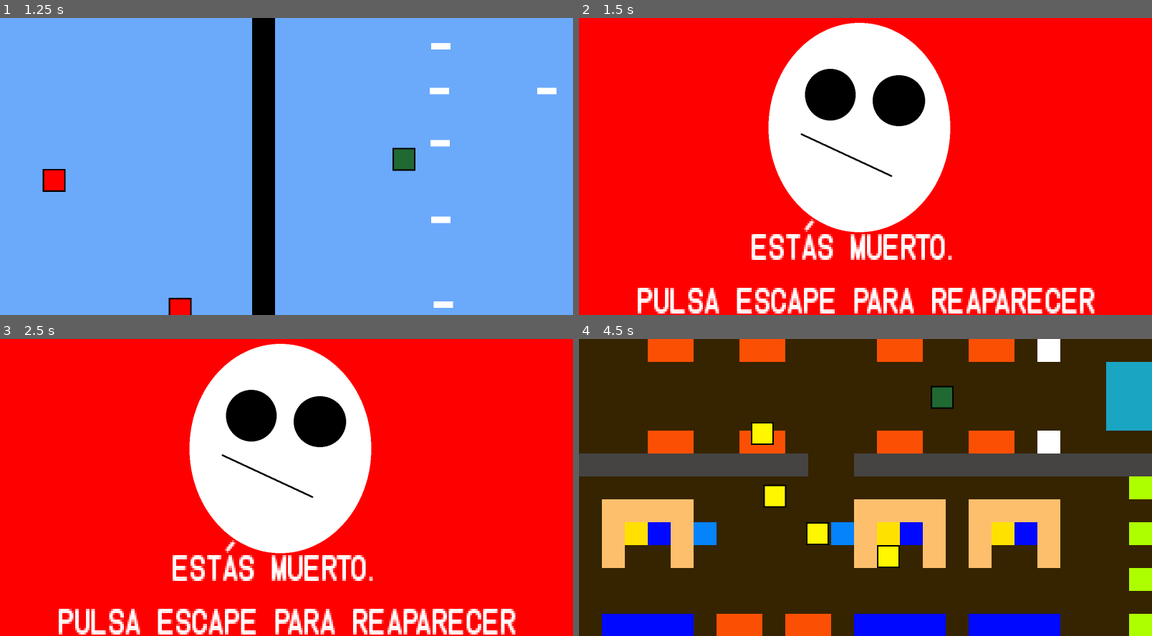
Above: before the commit, frames 1-4 (two rows, left to right).
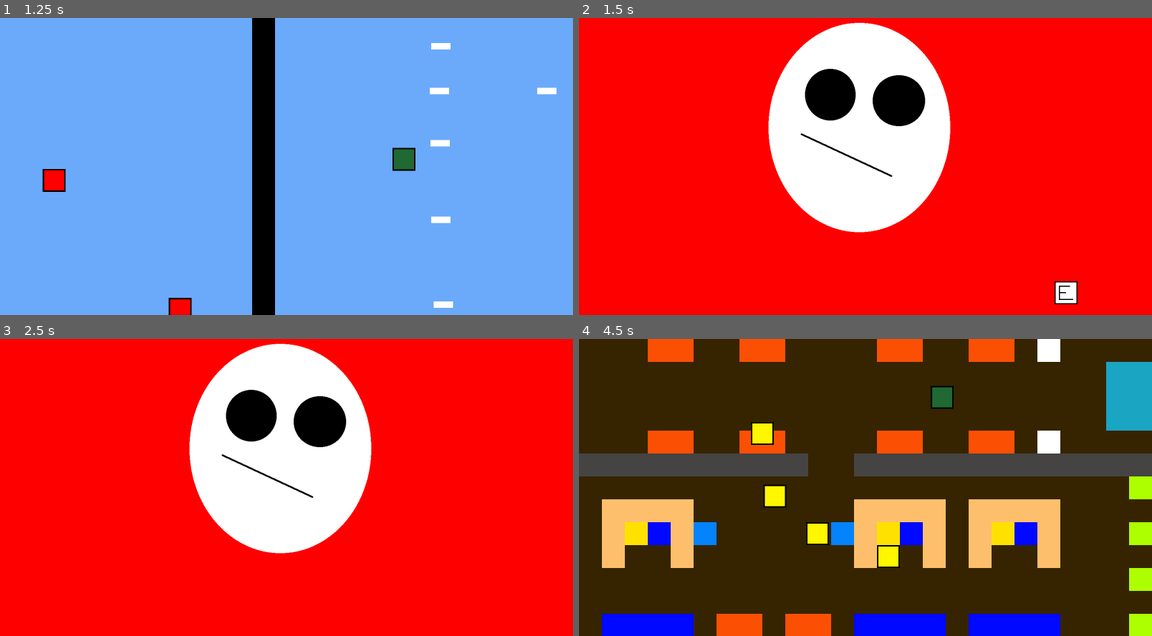
Above: after the commit, the same moments.

Repository: Gonfer73/Proyectx1
Game: Godot game, scene res://SCENES/guns.tscn
Same seed, same stepped clock (60 frames per second), same inputs: the game is played once before the commit and once after it. This scene is started directly instead of the project's main scene.
Inputs:
- Up to frame 1 (1.25 s): tap Enter (ui_accept) at 0.5, 0.77 s; hold Right (right_move) from 0.53 s (still down); hold Shift (acelareta) from 0.53 s (still down)
- Up to frame 2 (1.5 s): release Right (right_move) at 1.28 s; release Shift (acelareta) at 1.28 s; hold Down (down_move) from 1.28 s (still down); tap E (action) at 1.35 s
- Up to frame 3 (2.5 s): tap Enter (ui_accept) at 1.52, 2 s; release Down (down_move) at 2.03 s; hold Right (right_move) from 2.03 s (still down); hold 2 (object_2) from 2.03 s (still down)
- Up to frame 4 (4.5 s): tap Enter (ui_accept) at 2.75, 3.02, 3.77, 4.25 s; release Right (right_move) at 2.78 s; release 2 (object_2) at 2.78 s; hold Up (up_move) 2.78-3.53 s; tap D (rotate_key) at 2.85 s; hold Shift (acelareta) 3.53-4.28 s; hold Left (left_move) from 3.53 s (still down); tap E (action) at 4.35 s

Frame 1 is identical in both runs. In frame 2, 5.3% of the frame differs, in the area x 10-90%, y 67-100%; in frame 3, 5.2%; in frame 4, nothing differs.

Commit message:
Updated files

Diff:
--- a/SCENES/bullet.tscn
+++ b/SCENES/bullet.tscn
@@ -4,13 +4,13 @@
 [ext_resource path="res://SPRITES/back_computer-1.png" type="Texture" id=2]
 
 [sub_resource type="RectangleShape2D" id=1]
-extents = Vector2( 0.0226135, 8.27817 )
+extents = Vector2( 0.11441, 8.27817 )
 
 [node name="bullet" type="KinematicBody2D"]
 position = Vector2( 466.046, 399.056 )
 rotation = -1.57443
-collision_layer = 2
-collision_mask = 2
+collision_layer = 1024
+collision_mask = 1024
 script = ExtResource( 1 )
 
 [node name="sprite_bullet" type="Sprite" parent="."]
@@ -19,5 +19,5 @@
 texture = ExtResource( 2 )
 
 [node name="collision_bullet" type="CollisionShape2D" parent="."]
-position = Vector2( 18.8989, -1.30993 )
+position = Vector2( 19.0438, -4.75268 )
 shape = SubResource( 1 )
--- a/SCENES/dead.tscn
+++ b/SCENES/dead.tscn
@@ -1,12 +1,18 @@
-[gd_scene load_steps=6 format=2]
+[gd_scene load_steps=7 format=2]
 
 [ext_resource path="res://SCRIPTS/dead.gd" type="Script" id=1]
 [ext_resource path="res://SPRITES/dead-1.png" type="Texture" id=2]
 [ext_resource path="res://SPRITES/enemy-1.png" type="Texture" id=3]
-[ext_resource path="res://SPRITES/Instruction Bold.otf" type="DynamicFontData" id=4]
+[ext_resource path="res://SPRITES/icon_e.png" type="Texture" id=4]
+[ext_resource path="res://SPRITES/empty.png" type="Texture" id=5]
 
-[sub_resource type="DynamicFont" id=1]
-font_data = ExtResource( 4 )
+[sub_resource type="SpriteFrames" id=1]
+animations = [ {
+"frames": [ ExtResource( 4 ), ExtResource( 5 ) ],
+"loop": true,
+"name": "default",
+"speed": 1.0
+} ]
 
 [node name="dead" type="Node2D"]
 position = Vector2( -176, 0 )
@@ -22,16 +28,7 @@
 scale = Vector2( 0.9893, 0.981517 )
 texture = ExtResource( 2 )
 
-[node name="Label" type="Label" parent="."]
-margin_left = 184.0
-margin_top = 568.0
-margin_right = 500.0
-margin_bottom = 615.0
-rect_scale = Vector2( 5.04, 6 )
-custom_fonts/font = SubResource( 1 )
-text = "ESTÁS MUERTO.
-PULSA ESCAPE PARA REAPARECER"
-align = 1
-__meta__ = {
-"_edit_use_anchors_": false
-}
+[node name="E_icon" type="AnimatedSprite" parent="."]
+position = Vector2( 1536, 768 )
+frames = SubResource( 1 )
+playing = true
--- a/SCENES/enemy.tscn
+++ b/SCENES/enemy.tscn
@@ -1,22 +1,12 @@
-[gd_scene load_steps=4 format=2]
+[gd_scene load_steps=3 format=2]
 
 [ext_resource path="res://SPRITES/enemy-1.png" type="Texture" id=1]
 [ext_resource path="res://SCRIPTS/enemy.gd" type="Script" id=2]
-
-[sub_resource type="RectangleShape2D" id=1]
-extents = Vector2( 32.1914, 28.8509 )
 
 [node name="enemy" type="KinematicBody2D"]
 position = Vector2( 480, 408 )
 script = ExtResource( 2 )
 
-[node name="collision_enemy" type="CollisionShape2D" parent="."]
-position = Vector2( 0.707092, 5.65686 )
-shape = SubResource( 1 )
-
 [node name="Sprite" type="Sprite" parent="."]
 position = Vector2( 3.25259, 6.07724 )
 texture = ExtResource( 1 )
-
-[node name="wait_enemy" type="Timer" parent="."]
-one_shot = true
--- /dev/null
+++ b/SCENES/fridge_interior.tscn
@@ -0,0 +1,26 @@
+[gd_scene load_steps=6 format=2]
+
+[ext_resource path="res://SCRIPTS/fridge_interior.gd" type="Script" id=1]
+[ext_resource path="res://SPRITES/fridge_interior.png" type="Texture" id=2]
+[ext_resource path="res://SPRITES/icon_e.png" type="Texture" id=3]
+[ext_resource path="res://SPRITES/empty.png" type="Texture" id=4]
+
+[sub_resource type="SpriteFrames" id=1]
+animations = [ {
+"frames": [ ExtResource( 3 ), ExtResource( 4 ) ],
+"loop": true,
+"name": "default",
+"speed": 1.0
+} ]
+
+[node name="fridge_interior" type="Node2D"]
+script = ExtResource( 1 )
+
+[node name="fridge_interior" type="Sprite" parent="."]
+position = Vector2( 816, 424 )
+texture = ExtResource( 2 )
+
+[node name="E_icon" type="AnimatedSprite" parent="."]
+position = Vector2( 1536, 768 )
+frames = SubResource( 1 )
+playing = true
--- a/SCENES/guns.tscn
+++ b/SCENES/guns.tscn
@@ -32,12 +32,12 @@
 [node name="player" parent="." instance=ExtResource( 5 )]
 position = Vector2( 988.094, 394.809 )
 
-[node name="check_bulltet" type="Area2D" parent="player"]
+[node name="check_bulltet_p" type="Area2D" parent="player"]
 position = Vector2( 1.422, 0.0847931 )
 collision_layer = 262144
 collision_mask = 262144
 
-[node name="collision_check_bullet" type="CollisionShape2D" parent="player/check_bulltet"]
+[node name="collision_check_bullet" type="CollisionShape2D" parent="player/check_bulltet_p"]
 position = Vector2( 2.2475, 2.99661 )
 shape = SubResource( 1 )
 
@@ -45,11 +45,11 @@
 collision_layer = 1024
 collision_mask = 1024
 
-[node name="check_bulltet" type="Area2D" parent="enemy"]
-collision_layer = 2
-collision_mask = 2
+[node name="check_bulltet_1" type="Area2D" parent="enemy"]
+collision_layer = 1024
+collision_mask = 1024
 
-[node name="collision_check_bullet" type="CollisionShape2D" parent="enemy/check_bulltet"]
+[node name="collision_check_bullet" type="CollisionShape2D" parent="enemy/check_bulltet_1"]
 position = Vector2( 2.2475, 2.99661 )
 shape = SubResource( 1 )
 
@@ -60,8 +60,8 @@
 script = ExtResource( 6 )
 
 [node name="check_bulltet" type="Area2D" parent="enemy2"]
-collision_layer = 2
-collision_mask = 2
+collision_layer = 1024
+collision_mask = 1024
 
 [node name="collision_check_bullet" type="CollisionShape2D" parent="enemy2/check_bulltet"]
 position = Vector2( 2.2475, 2.99661 )
@@ -120,10 +120,10 @@
 [node name="timer_shoot" type="Timer" parent="shoot_5"]
 one_shot = true
 
-[connection signal="body_entered" from="player/check_bulltet" to="." method="_on_check_bulltet_body_entered"]
-[connection signal="body_entered" from="player/check_bulltet" to="player" method="_on_check_bulltet_body_entered"]
-[connection signal="body_entered" from="enemy/check_bulltet" to="enemy" method="_on_check_bulltet_body_entered"]
-[connection signal="body_entered" from="enemy2/check_bulltet" to="enemy2" method="_on_check_bulltet_body_entered"]
+[connection signal="body_entered" from="player/check_bulltet_p" to="player" method="_on_check_bulltet_body_entered"]
+[connection signal="body_entered" from="player/check_bulltet_p" to="." method="_on_check_bulltet_p_body_entered"]
+[connection signal="body_entered" from="enemy/check_bulltet_1" to="." method="_on_check_bulltet_1_body_entered"]
+[connection signal="body_entered" from="enemy2/check_bulltet" to="." method="_on_check_bulltet_body_entered"]
 [connection signal="timeout" from="shoot_1/timer_shoot" to="shoot_1" method="_on_timer_shoot_timeout"]
 [connection signal="timeout" from="shoot_2/timer_shoot" to="shoot_2" method="_on_timer_shoot_timeout"]
 [connection signal="timeout" from="shoot_3/timer_shoot" to="shoot_3" method="_on_timer_shoot_timeout"]
--- a/SCENES/map.tscn
+++ b/SCENES/map.tscn
@@ -9,6 +9,8 @@
 [ext_resource path="res://SCENES/npc_4_talk.tscn" type="PackedScene" id=7]
 [ext_resource path="res://SCENES/npc_3_talk.tscn" type="PackedScene" id=8]
 [ext_resource path="res://SCENES/npc_2_talk.tscn" type="PackedScene" id=9]
+[ext_resource path="res://SPRITES/icon_e.png" type="Texture" id=10]
+[ext_resource path="res://SPRITES/empty.png" type="Texture" id=11]
 
 [sub_resource type="RectangleShape2D" id=1]
 extents = Vector2( 32, 32 )
@@ -59,6 +61,14 @@
 [sub_resource type="RectangleShape2D" id=11]
 extents = Vector2( 40, 40 )
 
+[sub_resource type="SpriteFrames" id=12]
+animations = [ {
+"frames": [ ExtResource( 10 ), ExtResource( 11 ) ],
+"loop": true,
+"name": "default",
+"speed": 1.0
+} ]
+
 [node name="map" type="Node2D"]
 script = ExtResource( 4 )
 
@@ -196,6 +206,12 @@
 [node name="coll_enter_water" type="CollisionShape2D" parent="portals/enter_water"]
 position = Vector2( -32, 8 )
 shape = SubResource( 11 )
+
+[node name="E_icon" type="AnimatedSprite" parent="."]
+visible = false
+position = Vector2( 1536, 768 )
+frames = SubResource( 12 )
+frame = 1
 
 [connection signal="body_entered" from="npcs/npc_2/area_npc_2" to="." method="_on_area_npc_2_body_entered"]
 [connection signal="body_exited" from="npcs/npc_2/area_npc_2" to="." method="_on_area_npc_2_body_exited"]
@@ -208,5 +224,5 @@
 [connection signal="body_entered" from="portals/enter_corridor" to="player" method="_on_enter_corridor_body_entered"]
 [connection signal="body_entered" from="portals/enter_computer" to="player" method="_on_enter_computer_body_entered"]
 [connection signal="body_entered" from="portals/enter_out" to="player" method="_on_enter_out_body_entered"]
-[connection signal="body_entered" from="portals/enter_water" to="player" method="_on_enter_water_body_entered"]
+[connection signal="body_entered" from="portals/enter_water" to="." method="_on_enter_water_body_entered"]
 [connection signal="body_exited" from="portals/enter_water" to="." method="_on_enter_water_body_exited"]
--- a/SCENES/player.tscn
+++ b/SCENES/player.tscn
@@ -24,4 +24,7 @@
 [node name="wait_player" type="Timer" parent="."]
 one_shot = true
 
+[node name="wait_bullet" type="Timer" parent="."]
+
 [connection signal="timeout" from="wait_player" to="." method="_on_wait_player_timeout"]
+[connection signal="timeout" from="wait_bullet" to="." method="_on_wait_bullet_timeout"]
--- a/SCENES/prision.tscn
+++ b/SCENES/prision.tscn
@@ -6,17 +6,19 @@
 [ext_resource path="res://SCRIPTS/prision.gd" type="Script" id=4]
 [ext_resource path="res://SPRITES/enemy-1.png" type="Texture" id=5]
 [ext_resource path="res://SCENES/prisioner_talk.tscn" type="PackedScene" id=6]
+[ext_resource path="res://SPRITES/icon_e.png" type="Texture" id=7]
+[ext_resource path="res://SPRITES/empty.png" type="Texture" id=8]
 
-[sub_resource type="ConvexPolygonShape2D" id=1]
+[sub_resource type="ConvexPolygonShape2D" id=10]
 points = PoolVector2Array( 0, 0, 64, 0, 64, 64, 0, 64 )
 
-[sub_resource type="ConvexPolygonShape2D" id=2]
+[sub_resource type="ConvexPolygonShape2D" id=11]
 points = PoolVector2Array( 0, 0, 64, 0, 64, 64, 0, 64 )
 
-[sub_resource type="ConvexPolygonShape2D" id=3]
+[sub_resource type="ConvexPolygonShape2D" id=12]
 points = PoolVector2Array( 0, 0, 64, 0, 64, 64, 0, 64 )
 
-[sub_resource type="TileSet" id=4]
+[sub_resource type="TileSet" id=13]
 1/name = "tilemap_1-1.png.png 1"
 1/texture = ExtResource( 1 )
 1/tex_offset = Vector2( 0, 0 )
@@ -72,36 +74,44 @@
 0/navigation_offset = Vector2( 0, 0 )
 0/shape_offset = Vector2( 0, 0 )
 0/shape_transform = Transform2D( 1, 0, 0, 1, 0, 0 )
-0/shape = SubResource( 5 )
+0/shape = SubResource( 14 )
 0/shape_one_way = false
 0/shape_one_way_margin = 1.0
 0/shapes = [ {
 "autotile_coord": Vector2( 0, 0 ),
 "one_way": false,
 "one_way_margin": 1.0,
-"shape": SubResource( 5 ),
+"shape": SubResource( 14 ),
 "shape_transform": Transform2D( 1, 0, 0, 1, 0, 0 )
 } ]
 0/z_index = 0
 
-[sub_resource type="RectangleShape2D" id=7]
+[sub_resource type="RectangleShape2D" id=16]
 extents = Vector2( 16, 160 )
 
-[sub_resource type="RectangleShape2D" id=8]
+[sub_resource type="RectangleShape2D" id=17]
 extents = Vector2( 72, 72 )
+
+[sub_resource type="SpriteFrames" id=9]
+animations = [ {
+"frames": [ ExtResource( 7 ), ExtResource( 8 ) ],
+"loop": true,
+"name": "default",
+"speed": 1.0
+} ]
 
 [node name="prision" type="Node2D"]
 script = ExtResource( 4 )
 
 [node name="tlmp_prision" type="TileMap" parent="."]
-tile_set = SubResource( 4 )
+tile_set = SubResource( 13 )
 collision_layer = 2
 collision_mask = 2
 format = 1
 tile_data = PoolIntArray( -1, 1, 65538, -65536, 1, 65538, -65535, 1, 65538, -65534, 1, 65538, -65533, 1, 65538, -65532, …(6982 unchanged characters)…
 
 [node name="tlmp_bars_prision" type="TileMap" parent="."]
-tile_set = SubResource( 6 )
+tile_set = SubResource( 15 )
 collision_layer = 2
 collision_mask = 2
 format = 1
@@ -147,5 +157,12 @@
 position = Vector2( 1224, 480 )
 texture = ExtResource( 5 )
 
+[node name="E_icon" type="AnimatedSprite" parent="."]
+visible = false
+position = Vector2( 1536, 768 )
+frames = SubResource( 9 )
+frame = 1
+
 [connection signal="body_entered" from="exit_bars" to="player" method="_on_exit_bars_body_entered"]
 [connection signal="body_entered" from="prisioners/prisioner_1/talk_prisioner" to="." method="_on_talk_prisioner_body_entered"]
+[connection signal="body_exited" from="prisioners/prisioner_1/talk_prisioner" to="." method="_on_talk_prisioner_body_exited"]
--- a/SCENES/private.tscn
+++ b/SCENES/private.tscn
@@ -6,9 +6,15 @@
 [ext_resource path="res://SCRIPTS/private.gd" type="Script" id=4]
 [ext_resource path="res://SPRITES/pot.png" type="Texture" id=5]
 [ext_resource path="res://SPRITES/dish_1.png" type="Texture" id=6]
+[ext_resource path="res://SPRITES/cooker.png" type="Texture" id=7]
 [ext_resource path="res://SPRITES/tap_2.png" type="Texture" id=8]
+[ext_resource path="res://SPRITES/cooker_on.png" type="Texture" id=9]
 [ext_resource path="res://SPRITES/tap.png" type="Texture" id=10]
 [ext_resource path="res://SPRITES/dish.png" type="Texture" id=11]
+[ext_resource path="res://SPRITES/bread_loaf.png" type="Texture" id=12]
+[ext_resource path="res://SPRITES/fridge.png" type="Texture" id=13]
+[ext_resource path="res://SPRITES/icon_e.png" type="Texture" id=14]
+[ext_resource path="res://SPRITES/empty.png" type="Texture" id=15]
 
 [sub_resource type="ConvexPolygonShape2D" id=1]
 points = PoolVector2Array( 0, 0, 64, 0, 64, 64, 0, 64 )
@@ -70,7 +76,35 @@
 extents = Vector2( 32, 32 )
 
 [sub_resource type="RectangleShape2D" id=8]
-extents = Vector2( 32, 16 )
+extents = Vector2( 0, 16 )
+
+[sub_resource type="SpriteFrames" id=9]
+animations = [ {
+"frames": [ ExtResource( 7 ), ExtResource( 9 ) ],
+"loop": true,
+"name": "default",
+"speed": 5.0
+} ]
+
+[sub_resource type="RectangleShape2D" id=10]
+extents = Vector2( 32, 27.6413 )
+
+[sub_resource type="RectangleShape2D" id=11]
+extents = Vector2( 0, 16 )
+
+[sub_resource type="RectangleShape2D" id=12]
+extents = Vector2( 32, 24 )
+
+[sub_resource type="RectangleShape2D" id=13]
+extents = Vector2( 0, 16 )
+
+[sub_resource type="SpriteFrames" id=14]
+animations = [ {
+"frames": [ ExtResource( 14 ), ExtResource( 15 ) ],
+"loop": true,
+"name": "default",
+"speed": 1.0
+} ]
 
 [node name="private" type="Node2D"]
 script = ExtResource( 4 )
@@ -120,6 +154,7 @@
 shape = SubResource( 7 )
 
 [node name="tap_activate" type="Area2D" parent="."]
+position = Vector2( -16, -8 )
 collision_layer = 8192
 collision_mask = 8192
 
@@ -195,8 +230,66 @@
 position = Vector2( 1568, 416 )
 texture = ExtResource( 5 )
 
+[node name="cooker" type="RigidBody2D" parent="."]
+position = Vector2( 1056, 32 )
+mode = 1
+
+[node name="cooker_sprite" type="AnimatedSprite" parent="cooker"]
+frames = SubResource( 9 )
+
+[node name="coll_cooker" type="CollisionShape2D" parent="cooker"]
+position = Vector2( 0.629883, -4.40973 )
+shape = SubResource( 10 )
+
+[node name="cooker_activate" type="Area2D" parent="."]
+position = Vector2( 1056, 88 )
+collision_layer = 8192
+collision_mask = 8192
+
+[node name="coll_cooker_activate" type="CollisionShape2D" parent="cooker_activate"]
+position = Vector2( 8.37549, -13.0447 )
+shape = SubResource( 11 )
+
+[node name="bread_loaf" type="Sprite" parent="."]
+position = Vector2( 1568, 160 )
+texture = ExtResource( 12 )
+
+[node name="bread_loaf_2" type="Sprite" parent="."]
+position = Vector2( 1568, 224 )
+rotation = 2.09439
+texture = ExtResource( 12 )
+
+[node name="fridge" type="RigidBody2D" parent="."]
+position = Vector2( 1120, 32 )
+mode = 1
+
+[node name="sprite_fridge" type="Sprite" parent="fridge"]
+texture = ExtResource( 13 )
+
+[node name="coll_fridge" type="CollisionShape2D" parent="fridge"]
+position = Vector2( 0, -4.40973 )
+shape = SubResource( 12 )
+
+[node name="fridge_activate" type="Area2D" parent="."]
+position = Vector2( 1120, 72 )
+collision_layer = 8192
+collision_mask = 8192
+
+[node name="coll_fridge_activate" type="CollisionShape2D" parent="fridge_activate"]
+shape = SubResource( 13 )
+
+[node name="E_icon" type="AnimatedSprite" parent="."]
+visible = false
+position = Vector2( 1536, 768 )
+frames = SubResource( 14 )
+frame = 1
+
 [connection signal="body_entered" from="exit_private" to="player" method="_on_exit_private_body_entered"]
-[connection signal="body_entered" from="knife/get_knife" to="player" method="_on_get_knife_body_entered"]
-[connection signal="body_exited" from="knife/get_knife" to="player" method="_on_get_knife_body_exited"]
+[connection signal="body_entered" from="knife/get_knife" to="." method="_on_get_knife_body_entered"]
+[connection signal="body_exited" from="knife/get_knife" to="." method="_on_get_knife_body_exited"]
 [connection signal="body_entered" from="tap_activate" to="." method="_on_tap_activate_body_entered"]
 [connection signal="body_exited" from="tap_activate" to="." method="_on_tap_activate_body_exited"]
+[connection signal="body_entered" from="cooker_activate" to="." method="_on_cooker_activate_body_entered"]
+[connection signal="body_exited" from="cooker_activate" to="." method="_on_cooker_activate_body_exited"]
+[connection signal="body_entered" from="fridge_activate" to="." method="_on_fridge_activate_body_entered"]
+[connection signal="body_exited" from="fridge_activate" to="." method="_on_fridge_activate_body_exited"]
--- a/SCENES/water_tower.tscn
+++ b/SCENES/water_tower.tscn
@@ -13,6 +13,7 @@
 [ext_resource path="res://SPRITES/cup_1.png" type="Texture" id=11]
 [ext_resource path="res://SPRITES/cup_5.png" type="Texture" id=12]
 [ext_resource path="res://SPRITES/cup_6.png" type="Texture" id=13]
+[ext_resource path="res://SPRITES/icon_e.png" type="Texture" id=14]
 
 [sub_resource type="SpriteFrames" id=1]
 animations = [ {
@@ -20,6 +21,14 @@
 "loop": true,
 "name": "default",
 "speed": 7.0
+} ]
+
+[sub_resource type="SpriteFrames" id=2]
+animations = [ {
+"frames": [ ExtResource( 14 ), ExtResource( 5 ) ],
+"loop": true,
+"name": "default",
+"speed": 1.0
 } ]
 
 [node name="water_tower" type="Node2D"]
@@ -55,5 +64,10 @@
 position = Vector2( 776, 536 )
 frames = SubResource( 1 )
 
+[node name="E_icon" type="AnimatedSprite" parent="."]
+position = Vector2( 1536, 768 )
+frames = SubResource( 2 )
+playing = true
+
 [connection signal="pressed" from="water_button" to="." method="_on_water_button_pressed"]
 [connection signal="timeout" from="cup_wait" to="." method="_on_cup_wait_timeout"]
Not shown: 1 places in SCENES/map.tscn that only renumber resources
Not shown: 4 places in SCENES/prision.tscn that only renumber resources
Not shown: 1 places in SCENES/private.tscn that only renumber resources
Not shown: 1 places in SCENES/water_tower.tscn that only renumber resources
